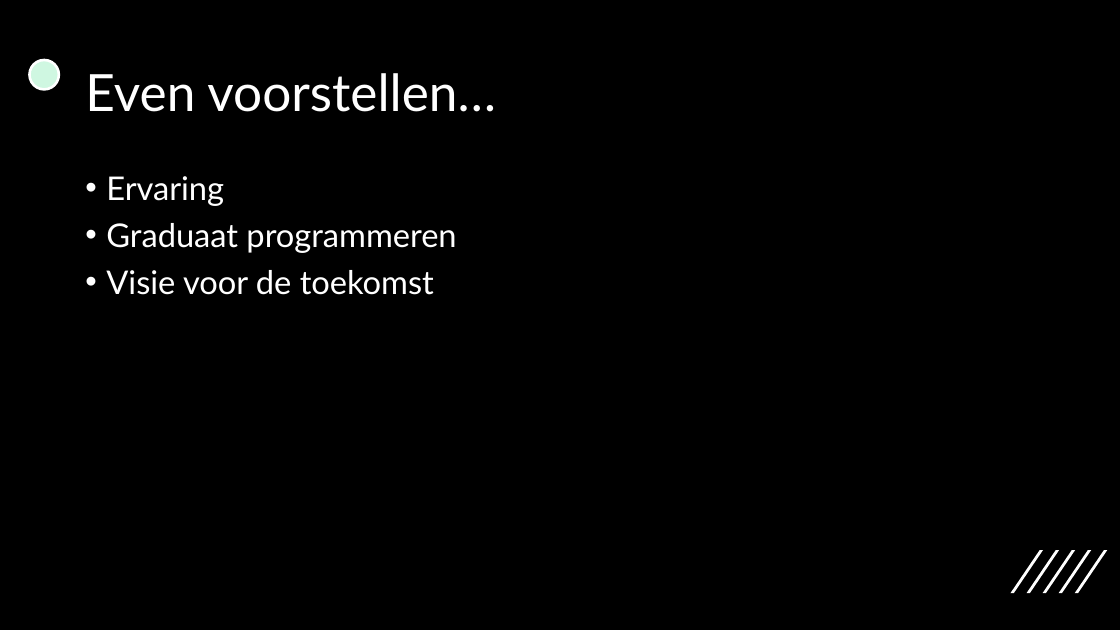
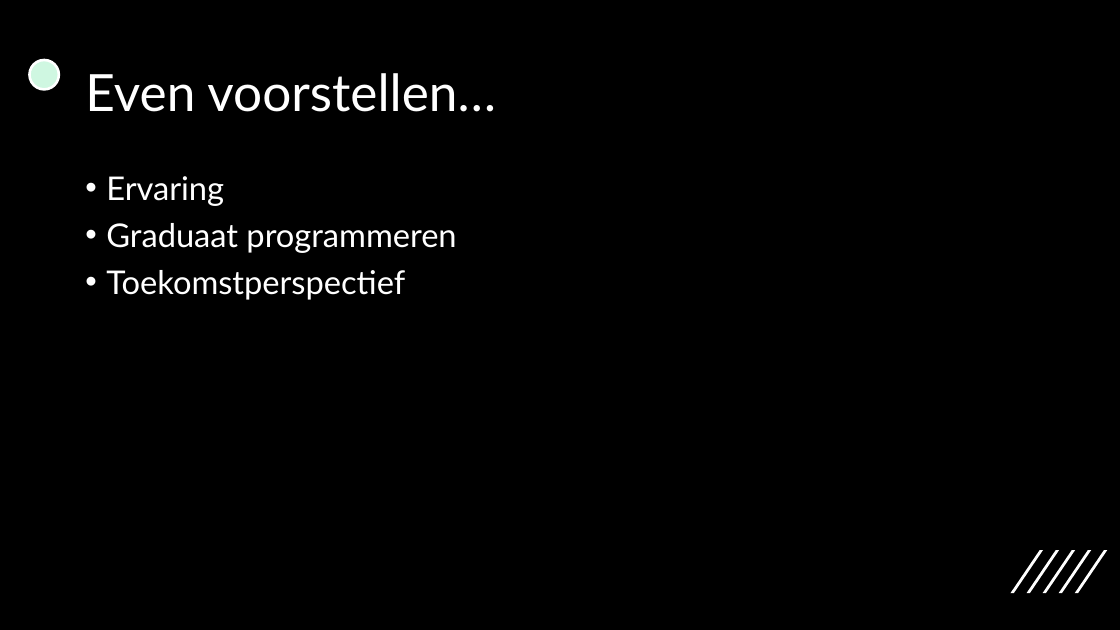
Before and after one commit to dietbrand/graduaatsproef, a slide deck: slide 2 of docs/graduaatsproef_presentatie.pptx. Drawn at 1120x630 pixels with LibreOffice and Linux fonts; fonts in the diff are those of the drawing. Boxes give left, top, right and bottom in pixels: in the first picture for what was removed or moved away, otherwise in the second. Text is boxed around its words. In the diff, an @@ line names an element or a change of style, - is before the commit and + after.

```diff
--- a/docs/graduaatsproef_presentatie.pptx
+++ b/docs/graduaatsproef_presentatie.pptx
@@ text at (106,270,405,300): text changed @@
-• Visie voor de toekomst
+• Toekomstperspectief
```
Also in this commit, not shown: 1 other slide changed.
